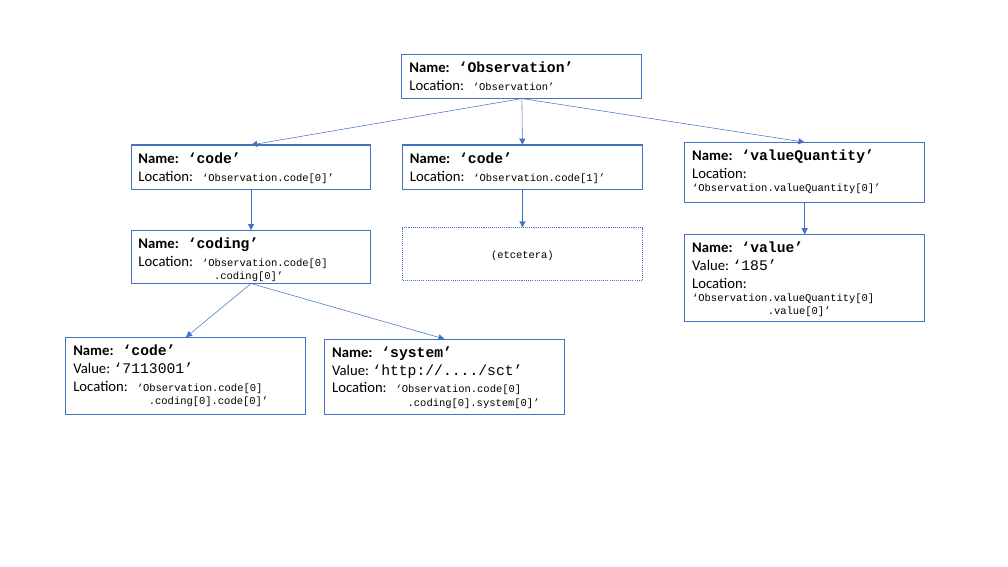
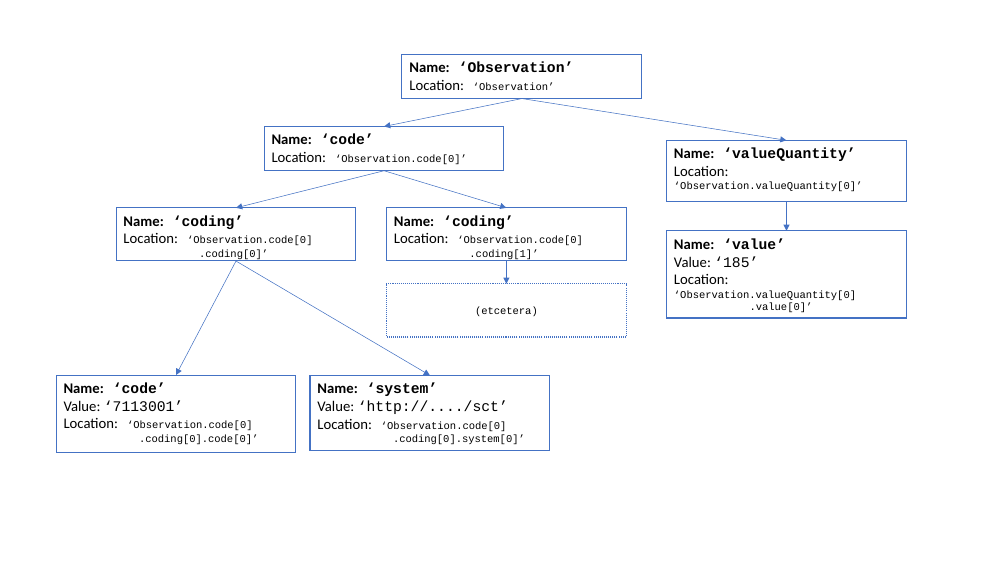
Before and after one commit to FirelyTeam/firely-docs, a slide deck: slide 1 of fhirnetapi/images/elementmodel-isourcenode-example.pptx. Drawn at 1008x567 pixels with LibreOffice and Linux fonts; fonts in the diff are those of the drawing. Boxes give left, top, right and bottom in pixels: in the first picture for what was removed or moved away, otherwise in the second. Text is boxed around its words. In the diff, an @@ line names an element or a change of style, - is before the commit and + after.

```diff
--- a/fhirnetapi/images/elementmodel-isourcenode-example.pptx
+++ b/fhirnetapi/images/elementmodel-isourcenode-example.pptx
@@ arrow moved from (522, 98) - (251, 145) to (522, 98) - (384, 126) @@
@@ arrow moved from (522, 98) - (805, 142) to (522, 98) - (786, 141) @@
@@ arrow removed from (522, 98) to (523, 145) @@
@@ rectangle "Name: ‘code’" moved from (x1=131, y1=145, x2=371, y2=190) to (x1=264, y1=126, x2=504, y2=171) @@
@@ rectangle "Name: ‘valueQuantity’" moved from (x1=685, y1=142, x2=925, y2=203) to (x1=667, y1=141, x2=907, y2=201) @@
@@ arrow moved from (251, 189) - (251, 231) to (384, 171) - (236, 208) @@
@@ arrow added from (384, 171) to (507, 208), #4472C4 0.5 pt @@
@@ rectangle "Name: ‘coding’" moved from (x1=131, y1=231, x2=371, y2=284) to (x1=116, y1=208, x2=356, y2=261) @@
@@ rectangle "Name: ‘coding’" resized from (x1=402, y1=145, x2=642, y2=190) to (x1=386, y1=208, x2=626, y2=261) @@
@@ arrow moved from (805, 203) - (805, 234) to (786, 201) - (786, 231) @@
@@ text in rectangle at (x1=394, y1=215, x2=583, y2=261): text changed @@
-Name: ‘code’
-Location: ‘Observation.code[1]’
+Name: ‘coding’
+Location: ‘Observation.code[0]
+.coding[1]’
@@ rectangle "Name: ‘value’" moved from (x1=685, y1=234, x2=925, y2=321) to (x1=667, y1=231, x2=907, y2=318) @@
@@ arrow moved from (251, 284) - (186, 337) to (236, 261) - (176, 375) @@
@@ arrow moved from (251, 284) - (445, 339) to (236, 261) - (430, 376) @@
@@ arrow moved from (523, 189) - (523, 228) to (507, 261) - (507, 284) @@
@@ rectangle "(etcetera)" moved from (x1=402, y1=228, x2=642, y2=281) to (x1=386, y1=284, x2=626, y2=337) @@
@@ rectangle "Name: ‘code’" moved from (x1=66, y1=337, x2=306, y2=414) to (x1=56, y1=375, x2=296, y2=452) @@
@@ rectangle "Name: ‘system’" moved from (x1=324, y1=339, x2=564, y2=414) to (x1=310, y1=376, x2=550, y2=451) @@
```
Also in this commit, not shown: 12 other files.
